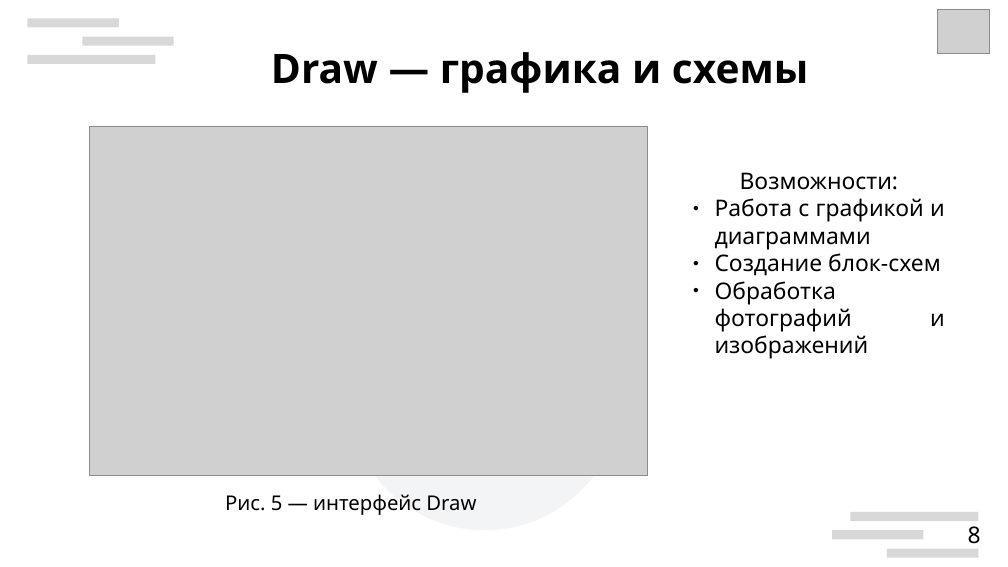
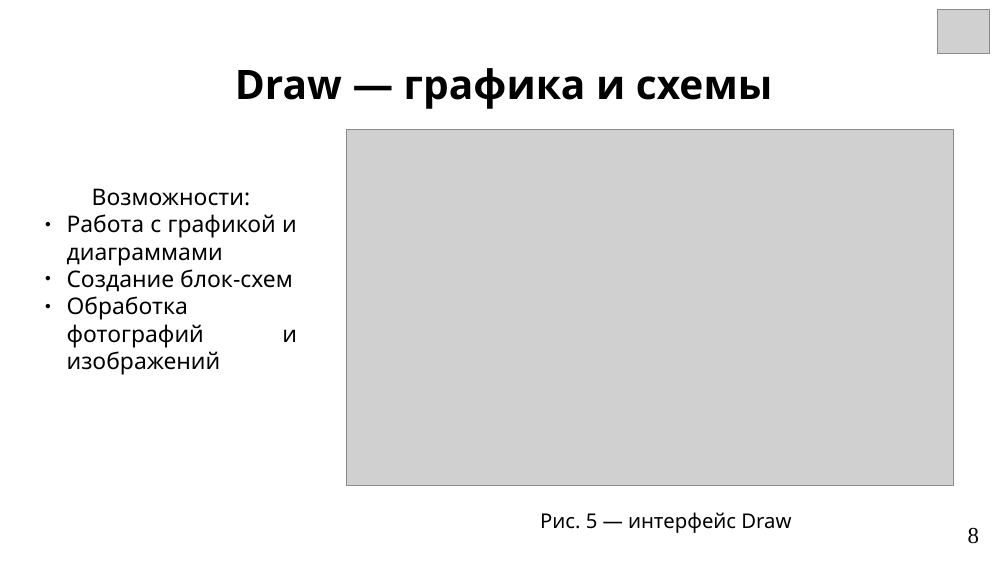
Before and after one commit to OksiGoroshek/digital-fundamentals, a slide deck: slide 8 of Documents/LibreOffice_review.odp. Drawn at 1008x567 pixels with LibreOffice and Linux fonts; fonts in the diff are those of the drawing; grey boxes stand for pictures; background and template pictures are left out. Boxes give left, top, right and bottom in pixels: in the first picture for what was removed or moved away, otherwise in the second. Text is boxed around its words. In the diff, an @@ line names an element or a change of style, - is before the commit and + after.

```diff
--- a/Documents/LibreOffice_review.odp
+++ b/Documents/LibreOffice_review.odp
@@ text "Draw — графика и схемы": place and size @@
-text "Draw — графика и схемы" at bbox=[271, 52, 808, 93]
+text "Draw — графика и схемы" at bbox=[235, 68, 772, 109]
@@ text "Draw — графика и схемы" at bbox=[235, 68, 772, 109]: vertical alignment middle to top @@
@@ picture: place and size @@
-picture at bbox=[90, 126, 648, 476]
+picture at bbox=[347, 130, 955, 487]
@@ text "Возможности:": place and size @@
-text "Возможности:" at bbox=[715, 172, 945, 359]
+text "Возможности:" at bbox=[67, 188, 297, 375]
@@ group removed at bbox=[27, 18, 622, 531]: 3 rectangles, 1 ellipse @@
@@ text at bbox=[540, 512, 791, 533]: text changed @@
-Рис. 5 — интерфейс Draw
+Рис. 5 ― интерфейс Draw
@@ rectangle removed at bbox=[832, 531, 924, 540] @@
@@ rectangle removed at bbox=[851, 512, 979, 521] @@
@@ page number at bbox=[968, 527, 979, 544]: font Noto Sans to Times New Roman @@
@@ rectangle removed at bbox=[887, 549, 979, 558] @@
```
Also in this commit, not shown: 11 other slides changed, 1 other file.
